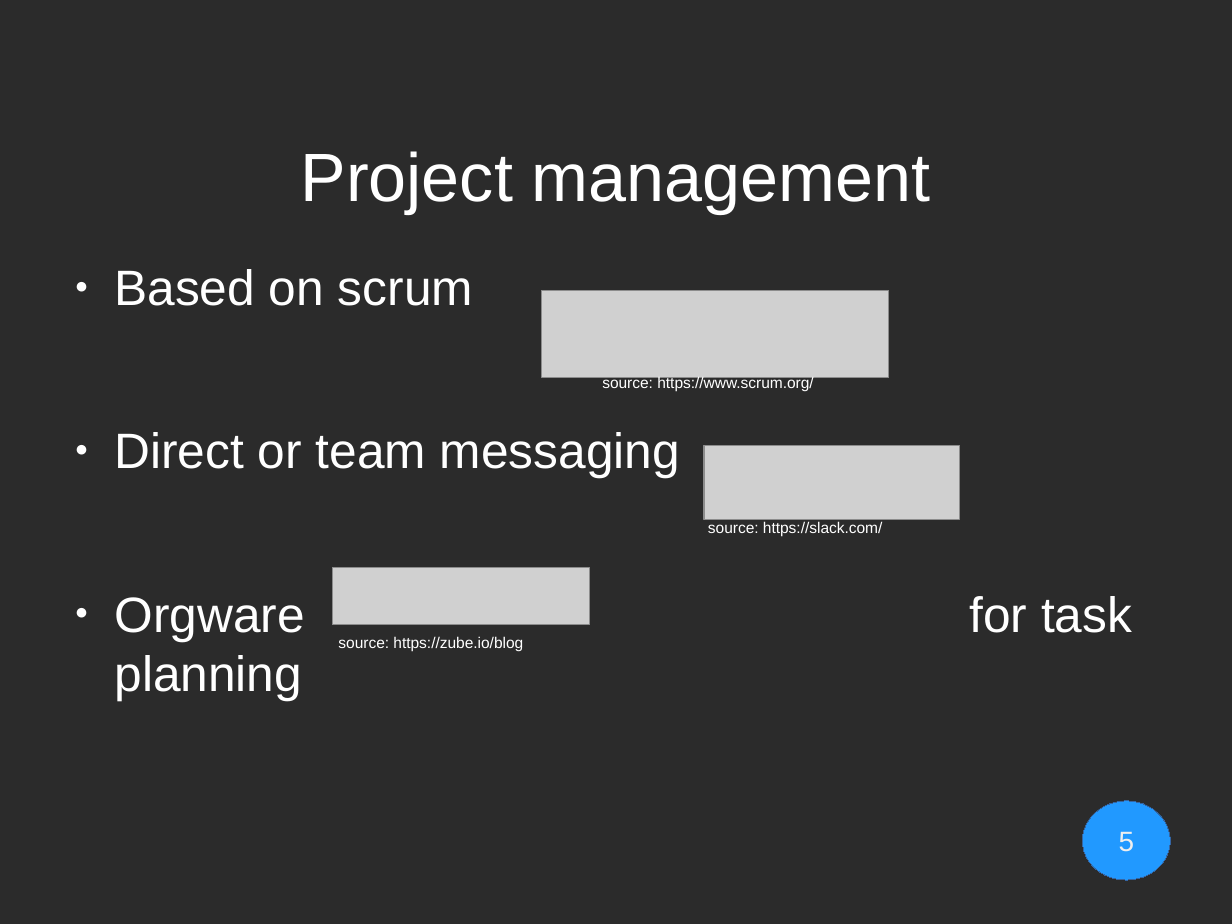
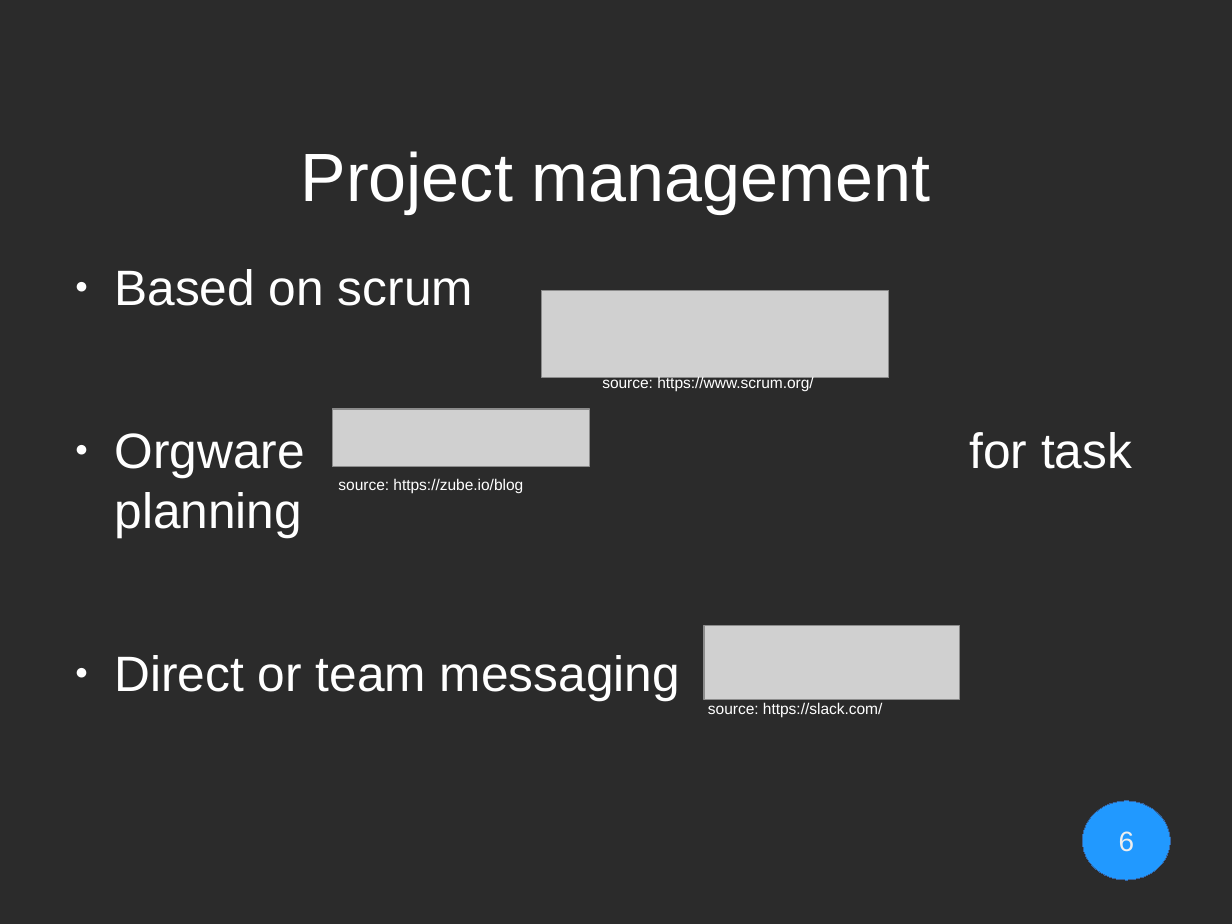
Before and after one commit to Geopras/IdeaWatcher, a slide deck: slide 6 of presentation/bassbiene.odp (slide 5 before the commit). Drawn at 1232x924 pixels with LibreOffice and Linux fonts; fonts in the diff are those of the drawing; grey boxes stand for pictures; background and template pictures are left out; a plain dark background stands for a picture behind light text. Boxes give left, top, right and bottom in pixels: in the first picture for what was removed or moved away, otherwise in the second. Text is boxed around its words. In the diff, an @@ line names an element or a change of style, - is before the commit and + after.

```diff
--- a/presentation/bassbiene.odp
+++ b/presentation/bassbiene.odp
@@ picture: place and size @@
-picture at [332,568,589,625]
+picture at [332,409,589,466]
@@ text at [114,432,1132,478]: paragraph added @@
+● Orgware for task planning
@@ text "source: https://zube.io/blog": place and size @@
-text "source: https://zube.io/blog" at [338,636,523,651]
+text "source: https://zube.io/blog" at [338,478,523,493]
@@ text at [114,596,1132,641]: paragraph removed @@
-● Orgware for task planning
@@ picture: place and size @@
-picture at [704,446,960,520]
+picture at [704,626,960,700]
@@ text "source: https://slack.com/": place and size @@
-text "source: https://slack.com/" at [708,521,882,537]
+text "source: https://slack.com/" at [708,702,882,717]
@@ page number at [1119,831,1135,852]: text changed @@
-5
+6
```
Also in this commit, not shown: 1 other slide changed, 5 slides added, 1 slide removed.
